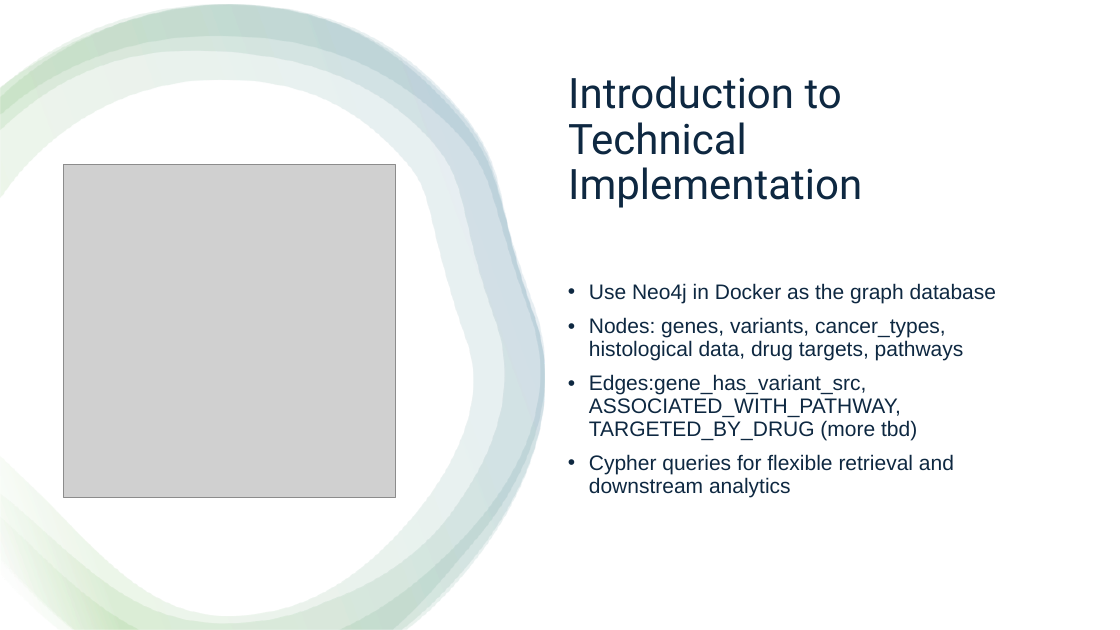
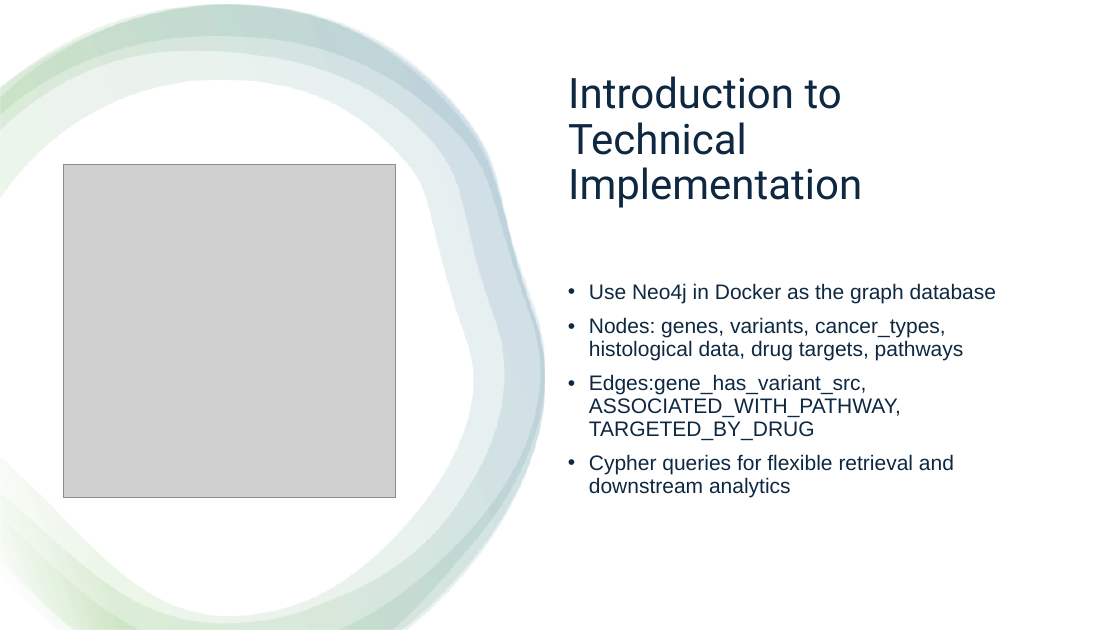
Before and after one commit to collaborativebioinformatics/GeNETwork, a slide deck: slide 3 of Presentation/FinalPresentation_Template.pptx. Drawn at 1120x630 pixels with LibreOffice and Linux fonts; fonts in the diff are those of the drawing; grey boxes stand for pictures. Boxes give left, top, right and bottom in pixels: in the first picture for what was removed or moved away, otherwise in the second. Text is boxed around its words. In the diff, an @@ line names an element or a change of style, - is before the commit and + after.

```diff
--- a/Presentation/FinalPresentation_Template.pptx
+++ b/Presentation/FinalPresentation_Template.pptx
@@ text at bbox=[589, 374, 901, 440]: text changed @@
-• Edges:gene_has_variant_src, ASSOCIATED_WITH_PATHWAY, TARGETED_BY_DRUG (more tbd)
+• Edges:gene_has_variant_src, ASSOCIATED_WITH_PATHWAY, TARGETED_BY_DRUG
```
Also in this commit, not shown: 1 other slide changed, 2 slides added, 1 slide removed, 2 other files.
